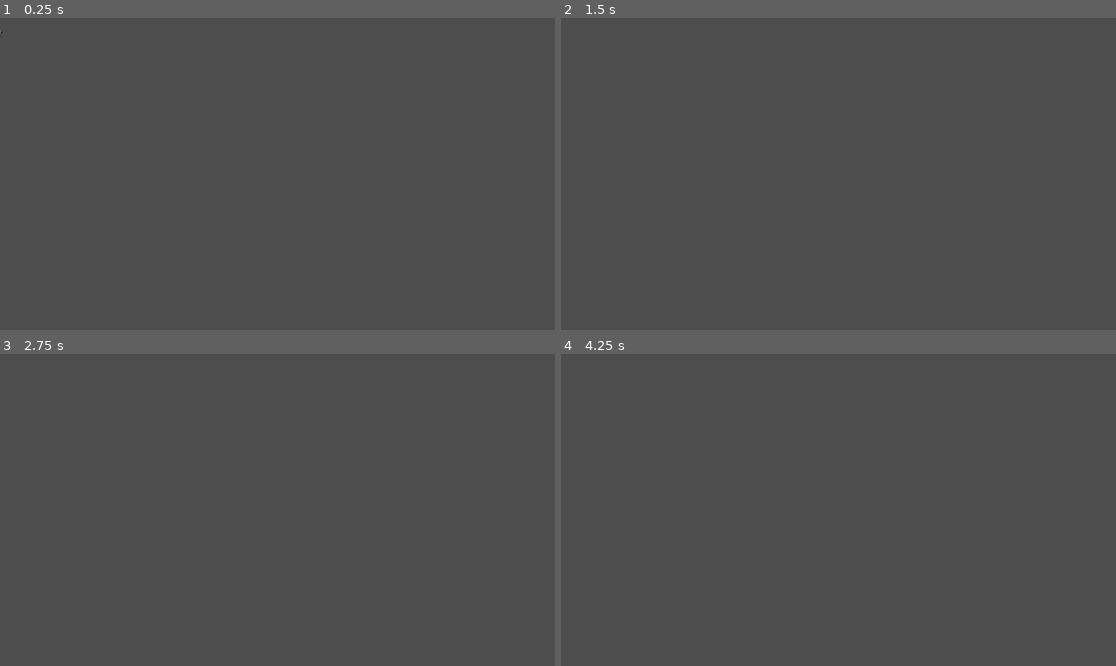
Above: before the commit, frames 1-4 (two rows, left to right).
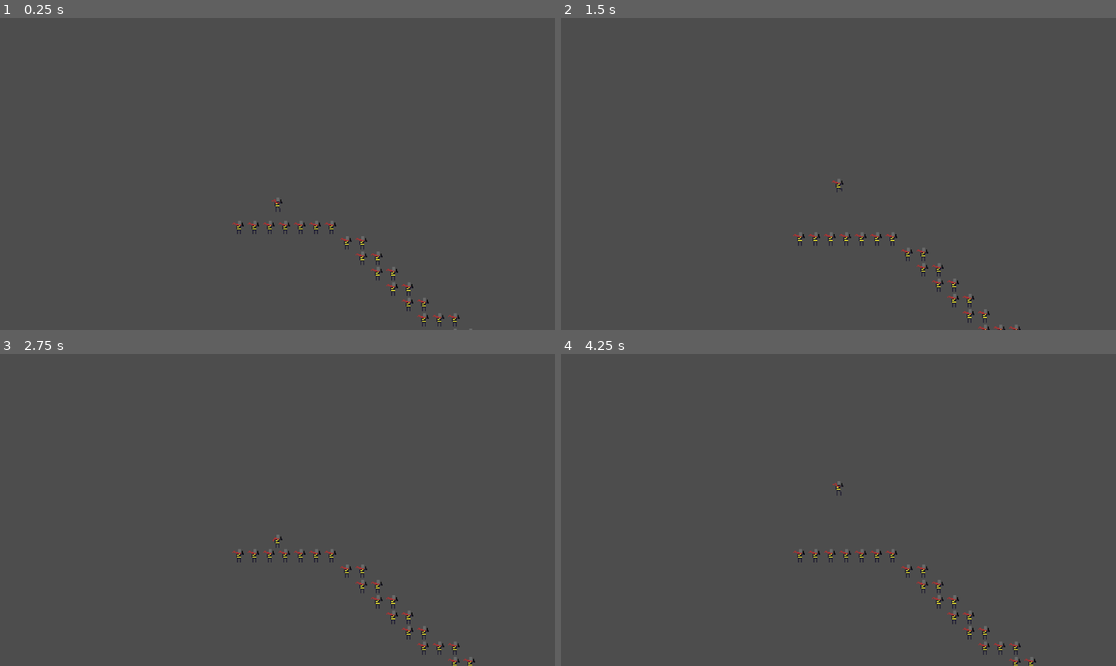
Above: after the commit, the same moments.

Repository: ErtyusSuytre/Project
Game: Godot game, scene res://main.tscn
The game is run twice, just before and just after one commit, with the same random seed, the same clock (stepped at 60 frames per second) and the same inputs.
Inputs:
- Up to frame 1 (0.25 s): no input
- Up to frame 2 (1.5 s): tap Enter (ui_accept) at 0.5, 0.6 s; hold Right (ui_right) from 0.53 s (still down); tap Space (jump, bound only after the commit) at 0.77, 0.8, 1.07, 1.35 s
- Up to frame 3 (2.75 s): tap Space (jump, bound only after the commit) at 1.52, 1.82, 2.3 s; tap Enter (ui_accept) at 1.55, 2, 2.1 s; release Right (ui_right) at 2.03 s; hold Left (ui_left) from 2.03 s (still down)
- Up to frame 4 (4.25 s): release Left (ui_left) at 2.78 s; hold Right (ui_right) from 2.78 s (still down); tap Enter (ui_accept) at 2.85 s; tap Space (jump, bound only after the commit) at 3.02, 3.32, 3.6, 3.77, 4.07 s

The runs differ from the first frame. In frame 1, 0.7% of the frame differs, in the area x 0-85%, y 4-100%; in frame 2, 0.7%; in frame 3, 0.8%; in frame 4, 0.8%, in the area x 41-86%, y 40-100%.

Commit message:
added temp walking and idle anims

Diff:
--- a/Character/player.gd
+++ b/Character/player.gd
@@ -3,6 +3,10 @@
 
 @export var speed: float = 300.0
 @export var jump_velocity: float = -400.0
+var direction: Vector2 = Vector2(0,0)
+
+@onready var animated_sprite: AnimatedSprite2D = $AnimatedSprite2D
+var animation_locked: bool = false
 
 # Get the gravity from the project settings to be synced with RigidBody nodes.
 var gravity = ProjectSettings.get_setting("physics/2d/default_gravity")
@@ -14,15 +18,30 @@
 		velocity.y += gravity * delta
 
 	# Handle Jump.
-	if Input.is_action_just_pressed("ui_accept") and is_on_floor():
+	if Input.is_action_just_pressed("jump") and is_on_floor():
 		velocity.y = jump_velocity
 
 	# Get the input direction and handle the movement/deceleration.
 	# As good practice, you should replace UI actions with custom gameplay actions.
-	var direction = Input.get_axis("ui_left", "ui_right")
-	if direction:
-		velocity.x = direction * speed
+	direction = Input.get_vector("left","right","up","down")
+	if direction.x:
+		velocity.x = direction.x * speed
 	else:
 		velocity.x = move_toward(velocity.x, 0, speed)
 
 	move_and_slide()
+	update_animation()
+	update_facing()
+
+func update_animation():
+	if not animation_locked:
+		if velocity == Vector2.ZERO:
+			animated_sprite.play("idle")
+		else:
+			animated_sprite.play("walk")
+
+func update_facing():
+	if direction.x > 0:
+		animated_sprite.flip_h = false
+	elif direction.x < 0:
+		animated_sprite.flip_h = true
--- a/Character/player.tscn
+++ b/Character/player.tscn
@@ -1,17 +1,122 @@
-[gd_scene load_steps=4 format=3 uid="uid://diporqembi0a4"]
+[gd_scene load_steps=19 format=3 uid="uid://diporqembi0a4"]
 
 [ext_resource type="Script" path="res://Character/player.gd" id="1_3i2o5"]
 [ext_resource type="Texture2D" uid="uid://ssk6b2e3i0yk" path="res://Character/char.png" id="1_fsxmj"]
+[ext_resource type="Texture2D" uid="uid://cna5bg118vd1f" path="res://Character/char_idle.png" id="2_rxcet"]
+[ext_resource type="Texture2D" uid="uid://dl6gwdscnydvg" path="res://Character/char_walk.png" id="3_syypu"]
 
 [sub_resource type="RectangleShape2D" id="RectangleShape2D_u4q6x"]
 size = Vector2(6, 14)
 
+[sub_resource type="AtlasTexture" id="AtlasTexture_sw4dq"]
+atlas = ExtResource("2_rxcet")
+region = Rect2(0, 0, 16, 16)
+
+[sub_resource type="AtlasTexture" id="AtlasTexture_grrsm"]
+atlas = ExtResource("2_rxcet")
+region = Rect2(16, 0, 16, 16)
+
+[sub_resource type="AtlasTexture" id="AtlasTexture_gmsko"]
+atlas = ExtResource("2_rxcet")
+region = Rect2(32, 0, 16, 16)
+
+[sub_resource type="AtlasTexture" id="AtlasTexture_nijde"]
+atlas = ExtResource("1_fsxmj")
+region = Rect2(48, 0, 16, 16)
+
+[sub_resource type="AtlasTexture" id="AtlasTexture_ccol4"]
+atlas = ExtResource("1_fsxmj")
+region = Rect2(0, 0, 16, 16)
+
+[sub_resource type="AtlasTexture" id="AtlasTexture_ptvl0"]
+atlas = ExtResource("1_fsxmj")
+region = Rect2(16, 0, 16, 16)
+
+[sub_resource type="AtlasTexture" id="AtlasTexture_op54r"]
+atlas = ExtResource("1_fsxmj")
+region = Rect2(32, 0, 16, 16)
+
+[sub_resource type="AtlasTexture" id="AtlasTexture_7l2to"]
+atlas = ExtResource("1_fsxmj")
+region = Rect2(64, 0, 16, 16)
+
+[sub_resource type="AtlasTexture" id="AtlasTexture_c42mr"]
+atlas = ExtResource("3_syypu")
+region = Rect2(0, 0, 16, 16)
+
+[sub_resource type="AtlasTexture" id="AtlasTexture_5ww8j"]
+atlas = ExtResource("3_syypu")
+region = Rect2(16, 0, 16, 16)
+
+[sub_resource type="AtlasTexture" id="AtlasTexture_vekmp"]
+atlas = ExtResource("3_syypu")
+region = Rect2(32, 0, 16, 16)
+
+[sub_resource type="AtlasTexture" id="AtlasTexture_cnkxn"]
+atlas = ExtResource("3_syypu")
+region = Rect2(48, 0, 16, 16)
+
+[sub_resource type="SpriteFrames" id="SpriteFrames_fdic2"]
+animations = [{
+"frames": [{
+"duration": 1.0,
+"texture": SubResource("AtlasTexture_sw4dq")
+}, {
+"duration": 1.0,
+"texture": SubResource("AtlasTexture_grrsm")
+}, {
+"duration": 1.0,
+"texture": SubResource("AtlasTexture_gmsko")
+}],
+"loop": true,
+"name": &"idle",
+"speed": 3.0
+}, {
+"frames": [{
+"duration": 1.0,
+"texture": SubResource("AtlasTexture_nijde")
+}, {
+"duration": 1.0,
+"texture": SubResource("AtlasTexture_ccol4")
+}, {
+"duration": 1.0,
+"texture": SubResource("AtlasTexture_ptvl0")
+}, {
+"duration": 1.0,
+"texture": SubResource("AtlasTexture_op54r")
+}, {
+"duration": 1.0,
+"texture": SubResource("AtlasTexture_7l2to")
+}],
+"loop": true,
+"name": &"test",
+"speed": 8.0
+}, {
+"frames": [{
+"duration": 1.0,
+"texture": SubResource("AtlasTexture_c42mr")
+}, {
+"duration": 1.0,
+"texture": SubResource("AtlasTexture_5ww8j")
+}, {
+"duration": 1.0,
+"texture": SubResource("AtlasTexture_vekmp")
+}, {
+"duration": 1.0,
+"texture": SubResource("AtlasTexture_cnkxn")
+}],
+"loop": true,
+"name": &"walk",
+"speed": 6.0
+}]
+
 [node name="Player" type="CharacterBody2D"]
 script = ExtResource("1_3i2o5")
 
-[node name="Spirte" type="Sprite2D" parent="."]
-texture = ExtResource("1_fsxmj")
-hframes = 5
-
 [node name="CollisionShape2D" type="CollisionShape2D" parent="."]
 shape = SubResource("RectangleShape2D_u4q6x")
+
+[node name="AnimatedSprite2D" type="AnimatedSprite2D" parent="."]
+sprite_frames = SubResource("SpriteFrames_fdic2")
+animation = &"walk"
+frame_progress = 0.348659
--- a/main.tscn
+++ b/main.tscn
@@ -1,7 +1,47 @@
-[gd_scene load_steps=2 format=3 uid="uid://n1gjfbhirsk0"]
+[gd_scene load_steps=5 format=3 uid="uid://n1gjfbhirsk0"]
 
+[ext_resource type="Texture2D" uid="uid://ssk6b2e3i0yk" path="res://Character/char.png" id="1_3l1al"]
 [ext_resource type="PackedScene" uid="uid://diporqembi0a4" path="res://Character/player.tscn" id="1_yrmch"]
+
+[sub_resource type="TileSetAtlasSource" id="TileSetAtlasSource_iyr0m"]
+texture = ExtResource("1_3l1al")
+0:0/0 = 0
+0:0/0/physics_layer_0/linear_velocity = Vector2(0, 0)
+0:0/0/physics_layer_0/angular_velocity = 0.0
+0:0/0/physics_layer_0/polygon_0/points = PackedVector2Array(-8, -8, 8, -8, 8, 8, -8, 8)
+1:0/0 = 0
+1:0/0/physics_layer_0/linear_velocity = Vector2(0, 0)
+1:0/0/physics_layer_0/angular_velocity = 0.0
+1:0/0/physics_layer_0/polygon_0/points = PackedVector2Array(-8, -8, 8, -8, 8, 8, -8, 8)
+2:0/0 = 0
+2:0/0/physics_layer_0/linear_velocity = Vector2(0, 0)
+2:0/0/physics_layer_0/angular_velocity = 0.0
+2:0/0/physics_layer_0/polygon_0/points = PackedVector2Array(-8, -8, 8, -8, 8, 8, -8, 8)
+3:0/0 = 0
+3:0/0/physics_layer_0/linear_velocity = Vector2(0, 0)
+3:0/0/physics_layer_0/angular_velocity = 0.0
+3:0/0/physics_layer_0/polygon_0/points = PackedVector2Array(-8, -8, 8, -8, 8, 8, -8, 8)
+4:0/0 = 0
+4:0/0/physics_layer_0/linear_velocity = Vector2(0, 0)
+4:0/0/physics_layer_0/angular_velocity = 0.0
+4:0/0/physics_layer_0/polygon_0/points = PackedVector2Array(-8, -8, 8, -8, 8, 8, -8, 8)
+
+[sub_resource type="TileSet" id="TileSet_es0vv"]
+physics_layer_0/collision_layer = 1
+sources/0 = SubResource("TileSetAtlasSource_iyr0m")
 
 [node name="Screen" type="Node2D"]
 
+[node name="TileMap" type="TileMap" parent="."]
+tile_set = SubResource("TileSet_es0vv")
+format = 2
+layer_0/tile_data = PackedInt32Array(262141, 0, 0, 262142, 0, 0, 262143, 0, 0, 196608, 0, 0, 196609, 0, 0, 196610, 0, 0, 196611, 0, 0, 262148, 0, 0, 262149, 0, 0, 327685, 0, 0, 327686, 0, 0, 393222, 0, 0, 393223, 0, 0, 458759, 0, 0, 458760, 0, 0, 524296, 0, 0, 524297, 0, 0, 589833, 0, 0, 589834, 0, 0, 589835, 0, 0, 655371, 0, 0, 655372, 0, 0, 720909, 0, 0, 720910, 0, 0, 786447, 0, 0, 786448, 0, 0, 786449, 0, 0, 851986, 0, 0, 851987, 0, 0, 851988, 0, 0, 851989, 0, 0, 917525, 0, 0, 917526, 0, 0, 917527, 0, 0, 917528, 0, 0, 983064, 0, 0, 983065, 0, 0, 983066, 0, 0, 983067, 0, 0, 983068, 0, 0, 983069, 0, 0, 983070, 0, 0, 1048606, 0, 0, 1048607, 0, 0, 1048608, 0, 0, 1048609, 0, 0, 1048610, 0, 0, 1048611, 0, 0, 1048612, 0, 0, 1048613, 0, 0, 1048614, 0, 0, 1048615, 0, 0, 983079, 0, 0, 983080, 0, 0)
+
 [node name="Player" parent="." instance=ExtResource("1_yrmch")]
+
+[node name="RemoteTransform2D" type="RemoteTransform2D" parent="Player"]
+remote_path = NodePath("../../Camera2D")
+
+[node name="Camera2D" type="Camera2D" parent="."]
+drag_horizontal_enabled = true
+drag_vertical_enabled = true
--- a/project.godot
+++ b/project.godot
@@ -15,6 +15,38 @@
 config/features=PackedStringArray("4.1", "Forward Plus")
 config/icon="res://icon.svg"
 
+[display]
+
+window/stretch/scale=2.0
+
+[input]
+
+up={
+"deadzone": 0.5,
+"events": [Object(InputEventKey,"resource_local_to_scene":false,"resource_name":"","device":0,"window_id":0,"alt_pressed":false,"shift_pressed":false,"ctrl_pressed":false,"meta_pressed":false,"pressed":false,"keycode":0,"physical_keycode":87,"key_label":0,"unicode":0,"echo":false,"script":null)
+]
+}
+down={
+"deadzone": 0.5,
+"events": [Object(InputEventKey,"resource_local_to_scene":false,"resource_name":"","device":-1,"window_id":0,"alt_pressed":false,"shift_pressed":false,"ctrl_pressed":false,"meta_pressed":false,"pressed":false,"keycode":0,"physical_keycode":83,"key_label":0,"unicode":115,"echo":false,"script":null)
+]
+}
+left={
+"deadzone": 0.5,
+"events": [Object(InputEventKey,"resource_local_to_scene":false,"resource_name":"","device":-1,"window_id":0,"alt_pressed":false,"shift_pressed":false,"ctrl_pressed":false,"meta_pressed":false,"pressed":false,"keycode":0,"physical_keycode":65,"key_label":0,"unicode":97,"echo":false,"script":null)
+]
+}
+right={
+"deadzone": 0.5,
+"events": [Object(InputEventKey,"resource_local_to_scene":false,"resource_name":"","device":-1,"window_id":0,"alt_pressed":false,"shift_pressed":false,"ctrl_pressed":false,"meta_pressed":false,"pressed":false,"keycode":0,"physical_keycode":68,"key_label":0,"unicode":100,"echo":false,"script":null)
+]
+}
+jump={
+"deadzone": 0.5,
+"events": [Object(InputEventKey,"resource_local_to_scene":false,"resource_name":"","device":-1,"window_id":0,"alt_pressed":false,"shift_pressed":false,"ctrl_pressed":false,"meta_pressed":false,"pressed":false,"keycode":0,"physical_keycode":32,"key_label":0,"unicode":32,"echo":false,"script":null)
+]
+}
+
 [rendering]
 
 textures/canvas_textures/default_texture_filter=0
Binary file added: Character/char_idle.png
Not shown, added: Character/char_idle.png.import
Binary file added: Character/char_walk.png
Not shown, added: Character/char_walk.png.import
Not shown, added: Character/pla1E7E.tmp
Not shown, added: Character/pla44BB.tmp
Not shown, added: Character/pla567D.tmp
